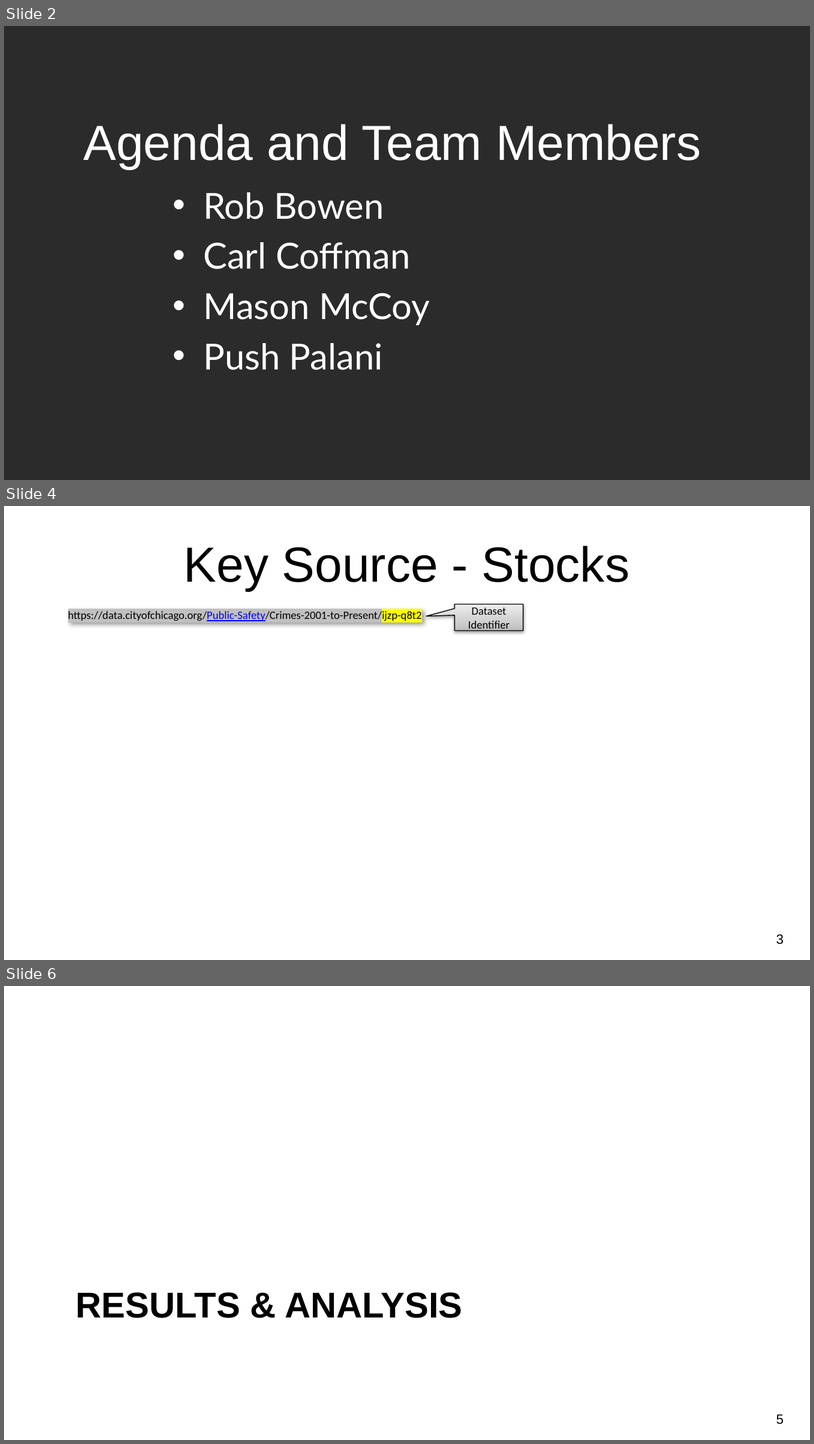
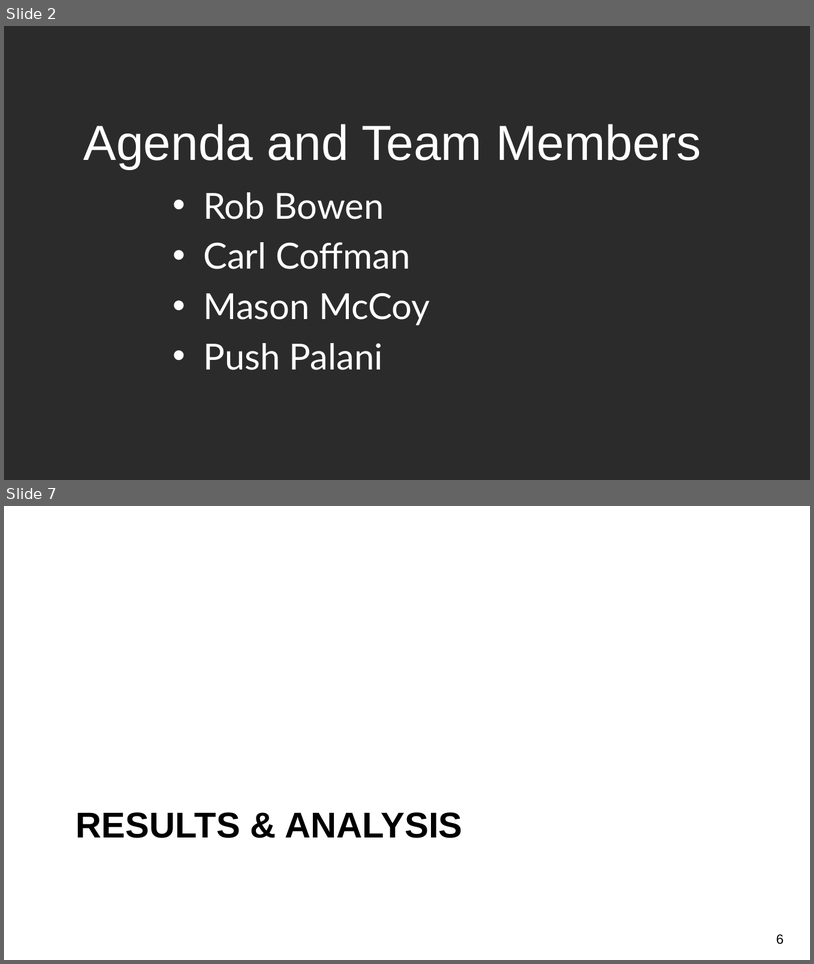
Before and after one commit to CCC-GH/Stocks-ETL-Project, a slide deck: NU-Project2_Stocks.pptx. Shown one above the other, each under a label of ours: slides 2, 4 and 6 before the commit, slides 2 and 7 after it; the slides between them are not shown. The pictures are 814x1444 and 814x964 pixels, drawn with LibreOffice and Linux fonts; fonts in the diff are those of the drawing; background and template pictures are left out; a plain dark background stands for a picture behind light text. Boxes give left, top, right and bottom in pixels: in the first picture for what was removed or moved away, otherwise in the second. Text is boxed around its words. In the diff, an @@ line names an element or a change of style, - is before the commit and + after.

```diff
--- a/NU-Project2_Stocks.pptx
+++ b/NU-Project2_Stocks.pptx
@@ slide 4 removed at [4, 506, 810, 960], background picture (left out) @@
@@ title removed at [184, 546, 630, 591] @@
-Key Source - Stocks
@@ text removed at [68, 610, 422, 622] @@
-https://data.cityofchicago.org/Public-Safety/Crimes-2001-to-Present/ijzp-q8t2
@@ speech box removed at [455, 604, 524, 631] @@
-Dataset Identifier
@@ page number removed at [777, 934, 784, 944] @@
-3
@@ what was slide 6 is now slide 7 @@
@@ page number at [777, 934, 784, 944]: text changed @@
-5
+6
```
Also in this commit, not shown: 1 slide changed, 3 slides added, 2 other slides removed.
